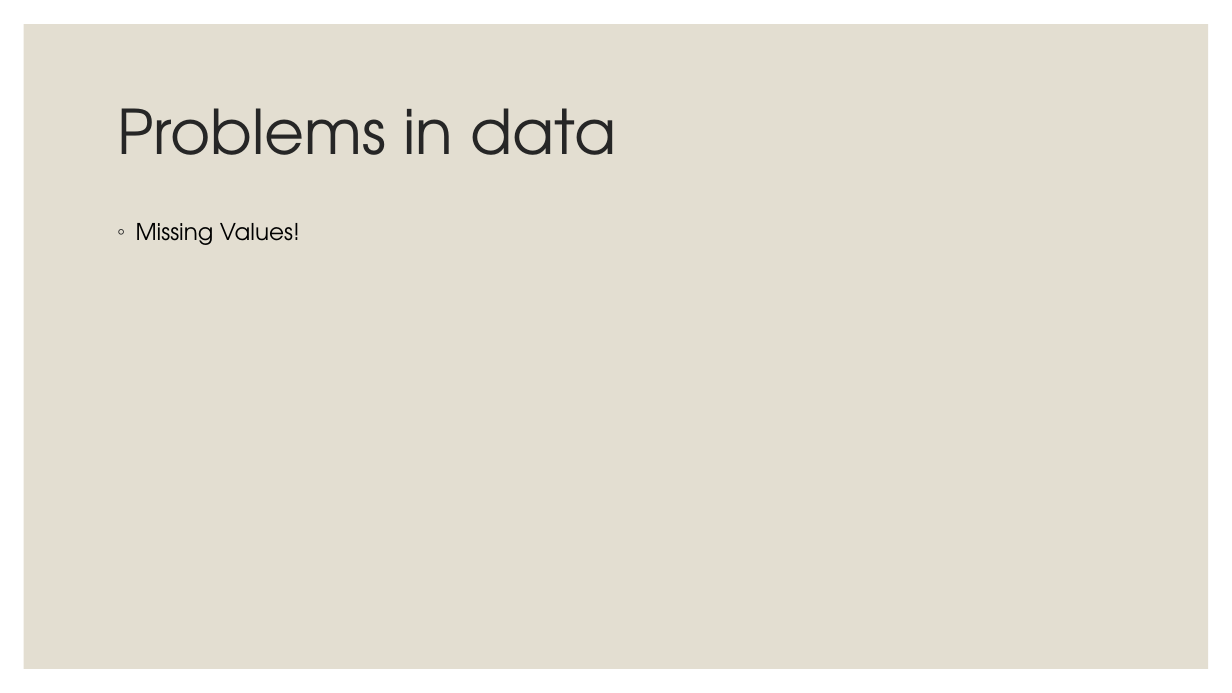
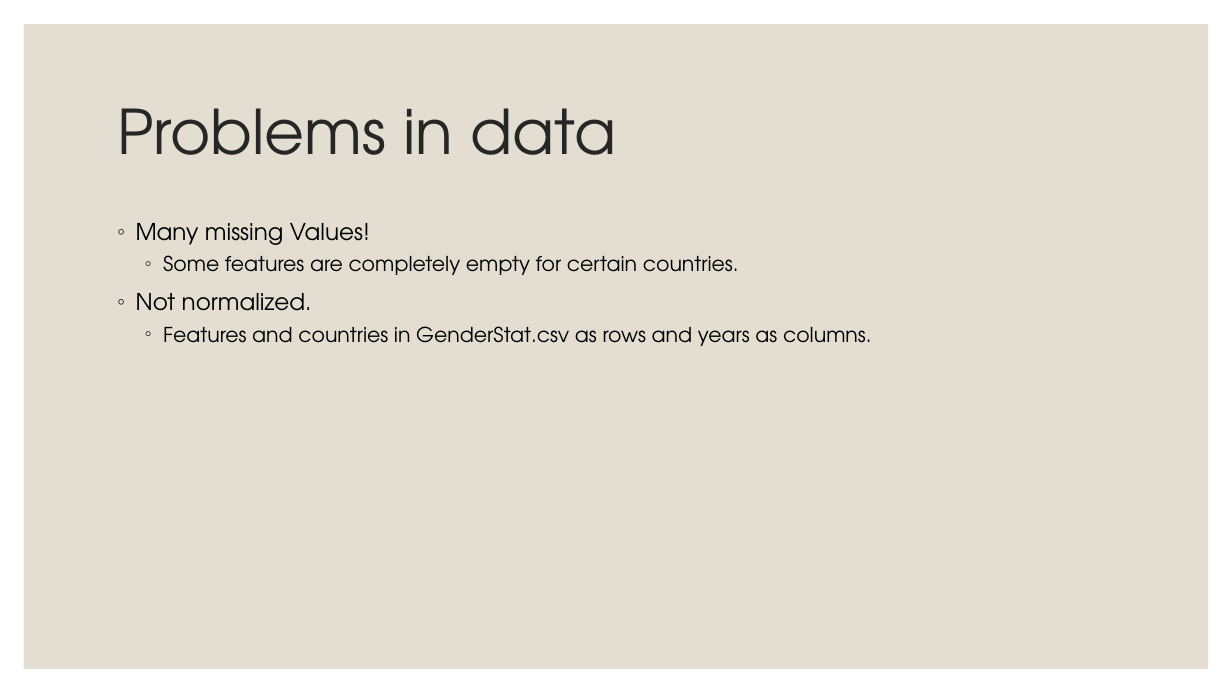
Before and after one commit to EylonSaadon/DataScienceWorkShop, a slide deck: slide 7 of Sallary gap predictionfrom Project Demo.pptx. Drawn at 1232x693 pixels with LibreOffice and Linux fonts; fonts in the diff are those of the drawing. Boxes give left, top, right and bottom in pixels: in the first picture for what was removed or moved away, otherwise in the second. Text is boxed around its words. In the diff, an @@ line names an element or a change of style, - is before the commit and + after.

Commit message:
Working presentation

```diff
--- a/Sallary gap predictionfrom Project Demo.pptx
+++ b/Sallary gap predictionfrom Project Demo.pptx
@@ text at bbox=[136, 223, 871, 346]: text changed; size 18 to 16 pt @@
-◦ Missing Values!
+◦ Many missing Values!
+  ◦ Some features are completely empty for certain countries.
+◦ Not normalized.
+  ◦ Features and countries in GenderStat.csv as rows and years as columns.
```
